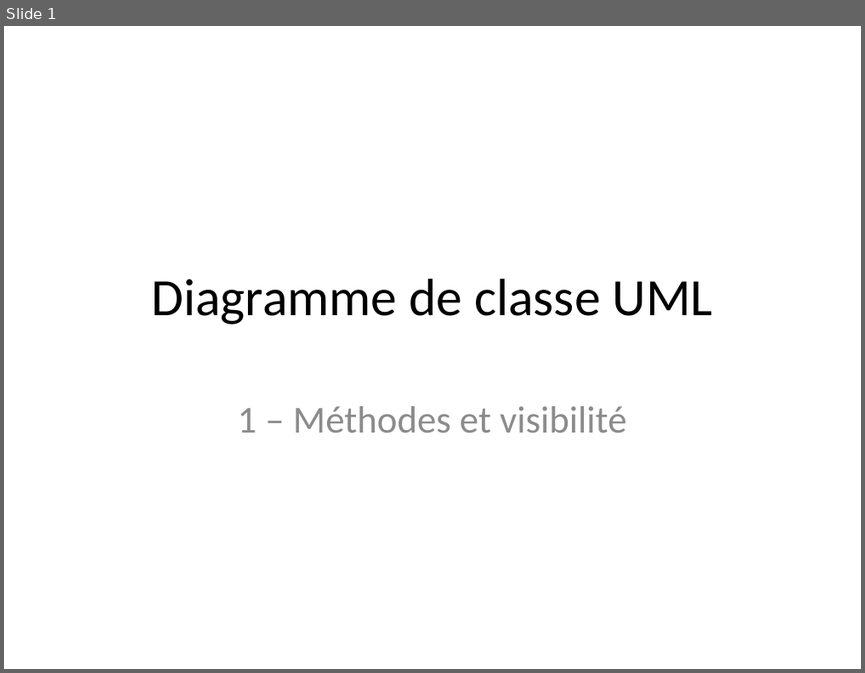
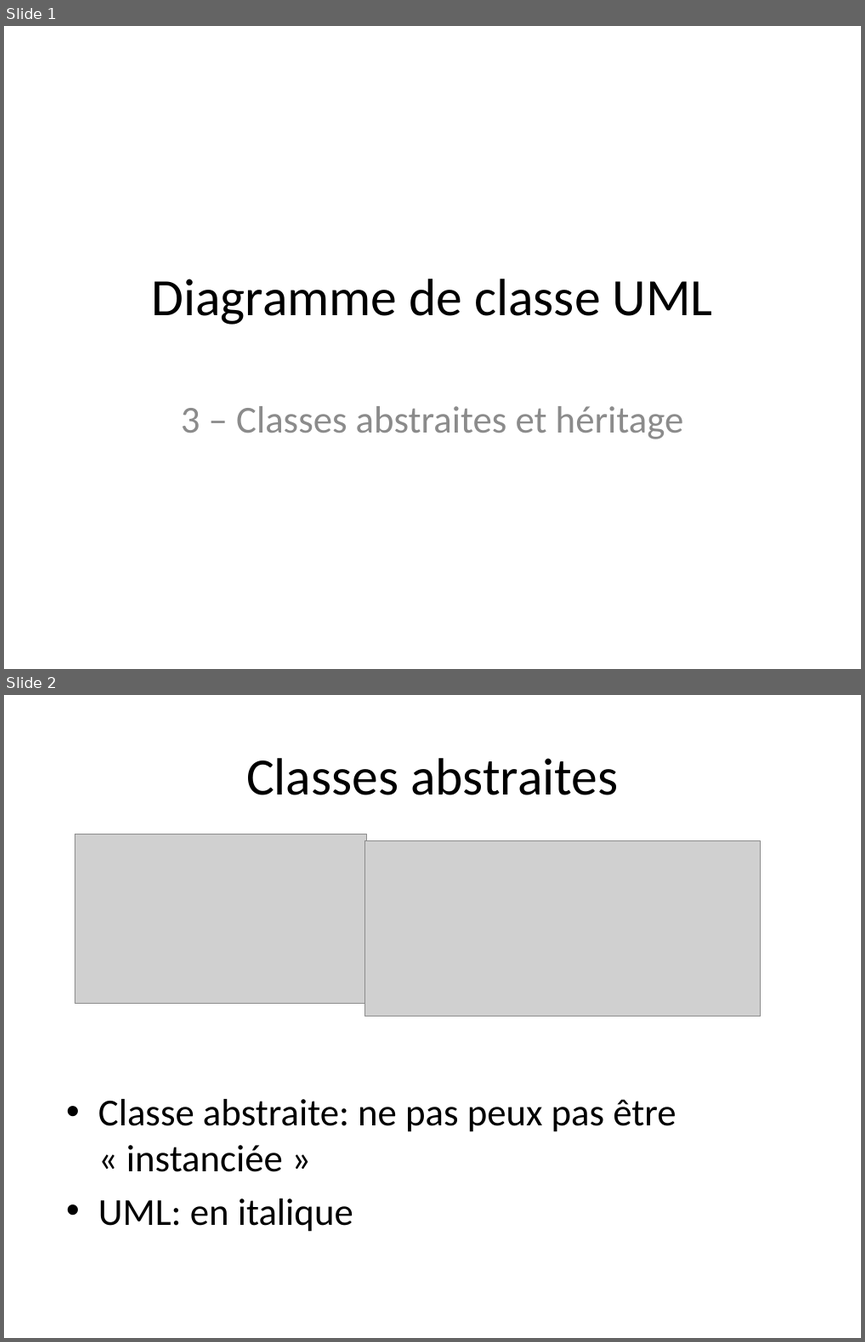
Before and after one commit to profesig/exosOO, a slide deck: Diagramme de classe/L3 - Classes abstraites et héritage/L3 - Classes abstraites et héritage.pptx. Shown one above the other, each under a label of ours: slide 1 before the commit, slides 1 and 2 after it. The pictures are 865x673 and 865x1342 pixels, drawn with LibreOffice and Linux fonts; fonts in the diff are those of the drawing; grey boxes stand for pictures. Boxes give left, top, right and bottom in pixels: in the first picture for what was removed or moved away, otherwise in the second. Text is boxed around its words. In the diff, an @@ line names an element or a change of style, - is before the commit and + after.

Commit message:
L3 - Classes abstraites et héritage

```diff
--- a/Diagramme de classe/L3 - Classes abstraites et héritage/L3 - Classes abstraites et héritage.pptx
+++ b/Diagramme de classe/L3 - Classes abstraites et héritage/L3 - Classes abstraites et héritage.pptx
@@ slide 2 added at <box>4,695,861,1338</box>, background #FFFFFF @@
@@ title added at <box>246,758,618,795</box>, 44 pt, text #000000 @@
+Classes abstraites
@@ picture added at <box>75,834,366,1003</box> @@
@@ picture added at <box>364,840,760,1016</box> @@
@@ text added at <box>98,1099,676,1231</box>, 32 pt, text #000000 @@
+• Classe abstraite: ne pas peux pas être « instanciée »
+• UML: en italique
@@ slide 1 changed as well @@
@@ subtitle at <box>181,406,684,439</box>: text changed @@
-1 – Méthodes et visibilité
+3 – Classes abstraites et héritage
```
Also in this commit, not shown: 1 other slide changed, 1 other slide added, 3 slides removed, 5 other files.
